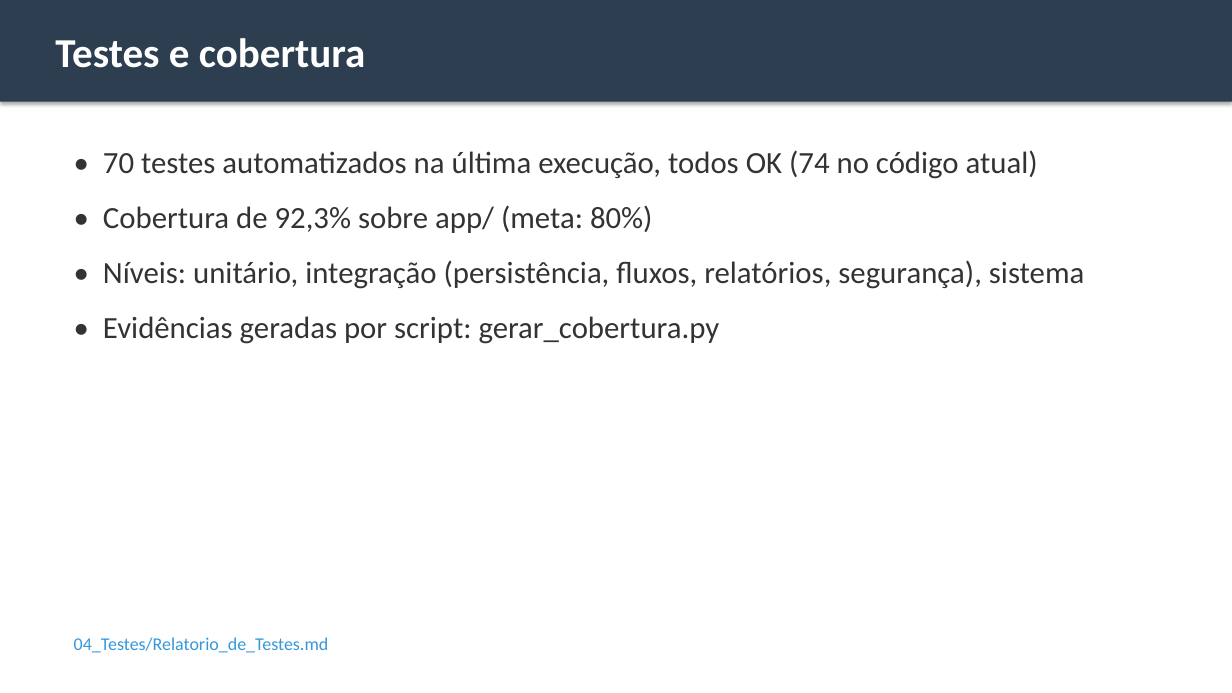
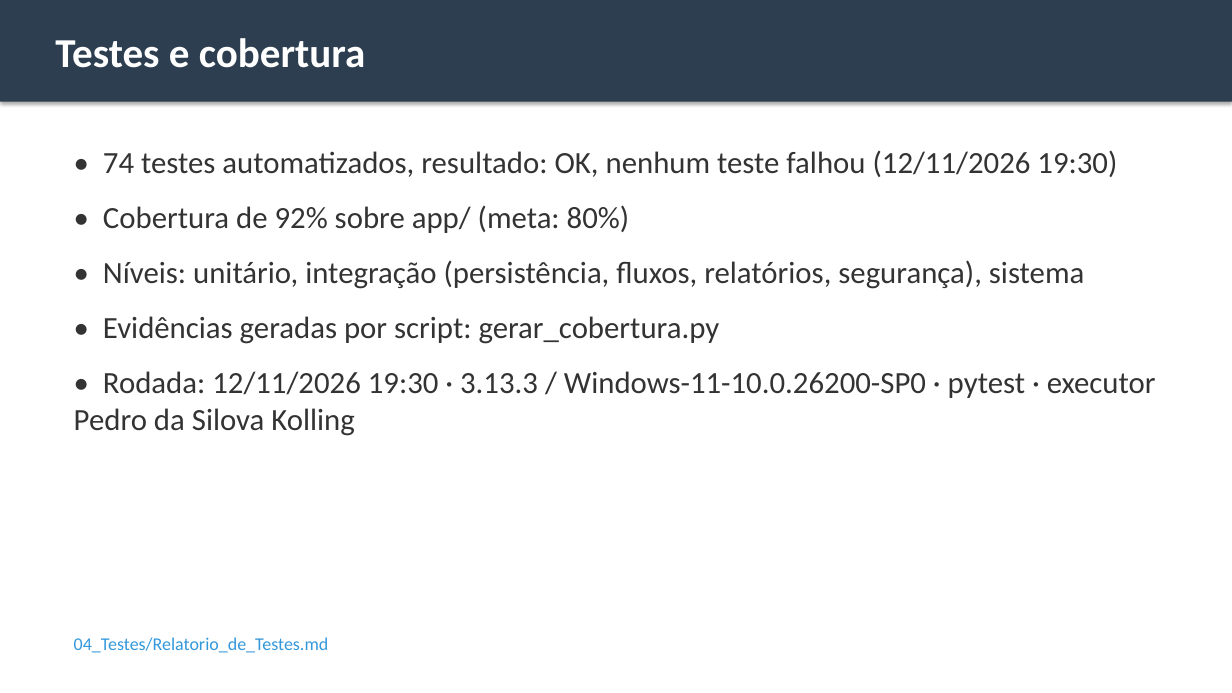
Before and after one commit to jvfraga01/Projeto_FolhaPagamento, a slide deck: slide 6 of 11_Apresentacao/Apresentacao.pptx. Drawn at 1232x693 pixels with LibreOffice and Linux fonts; fonts in the diff are those of the drawing. Boxes give left, top, right and bottom in pixels: in the first picture for what was removed or moved away, otherwise in the second. Text is boxed around its words. In the diff, an @@ line names an element or a change of style, - is before the commit and + after.

```diff
--- a/11_Apresentacao/Apresentacao.pptx
+++ b/11_Apresentacao/Apresentacao.pptx
@@ text at (x1=103, y1=151, x2=1117, y2=233): text changed @@
-• 70 testes automatizados na última execução, todos OK (74 no código atual)
-• Cobertura de 92,3% sobre app/ (meta: 80%)
+• 74 testes automatizados, resultado: OK, nenhum teste falhou (12/11/2026 19:30)
+• Cobertura de 92% sobre app/ (meta: 80%)
@@ text at (x1=74, y1=371, x2=1156, y2=436): paragraph added @@
+• Rodada: 12/11/2026 19:30 · 3.13.3 / Windows-11-10.0.26200-SP0 · pytest · executor Pedro da Silova Kolling
```
Also in this commit, not shown: 2 other slides changed.
